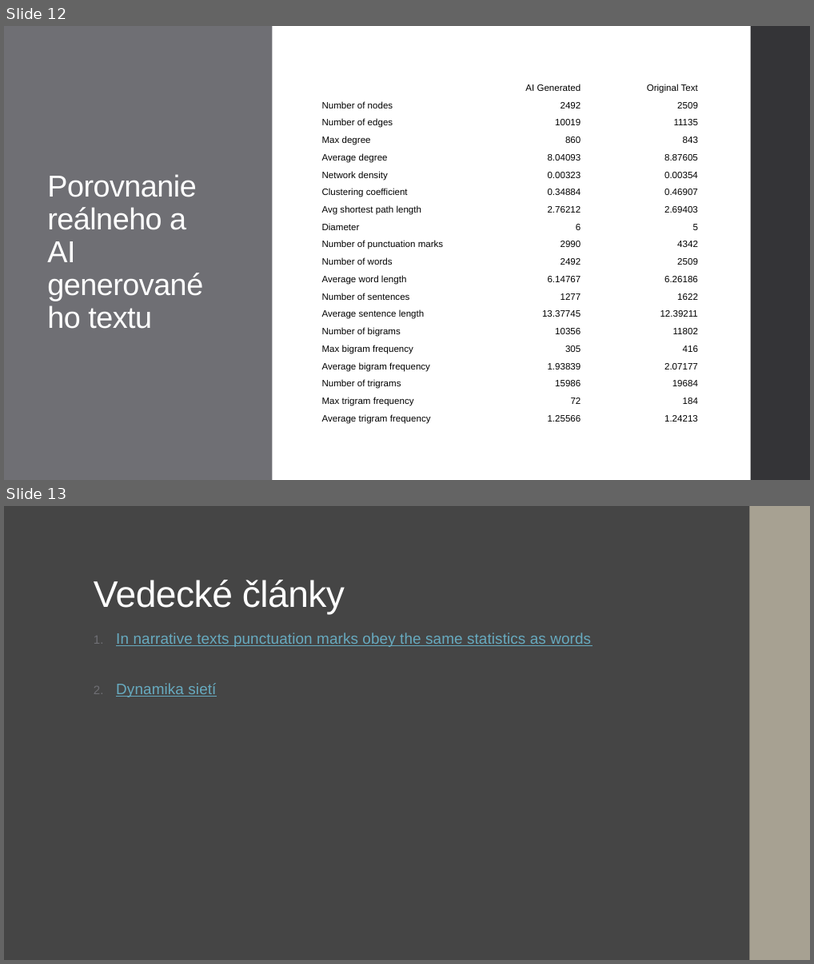
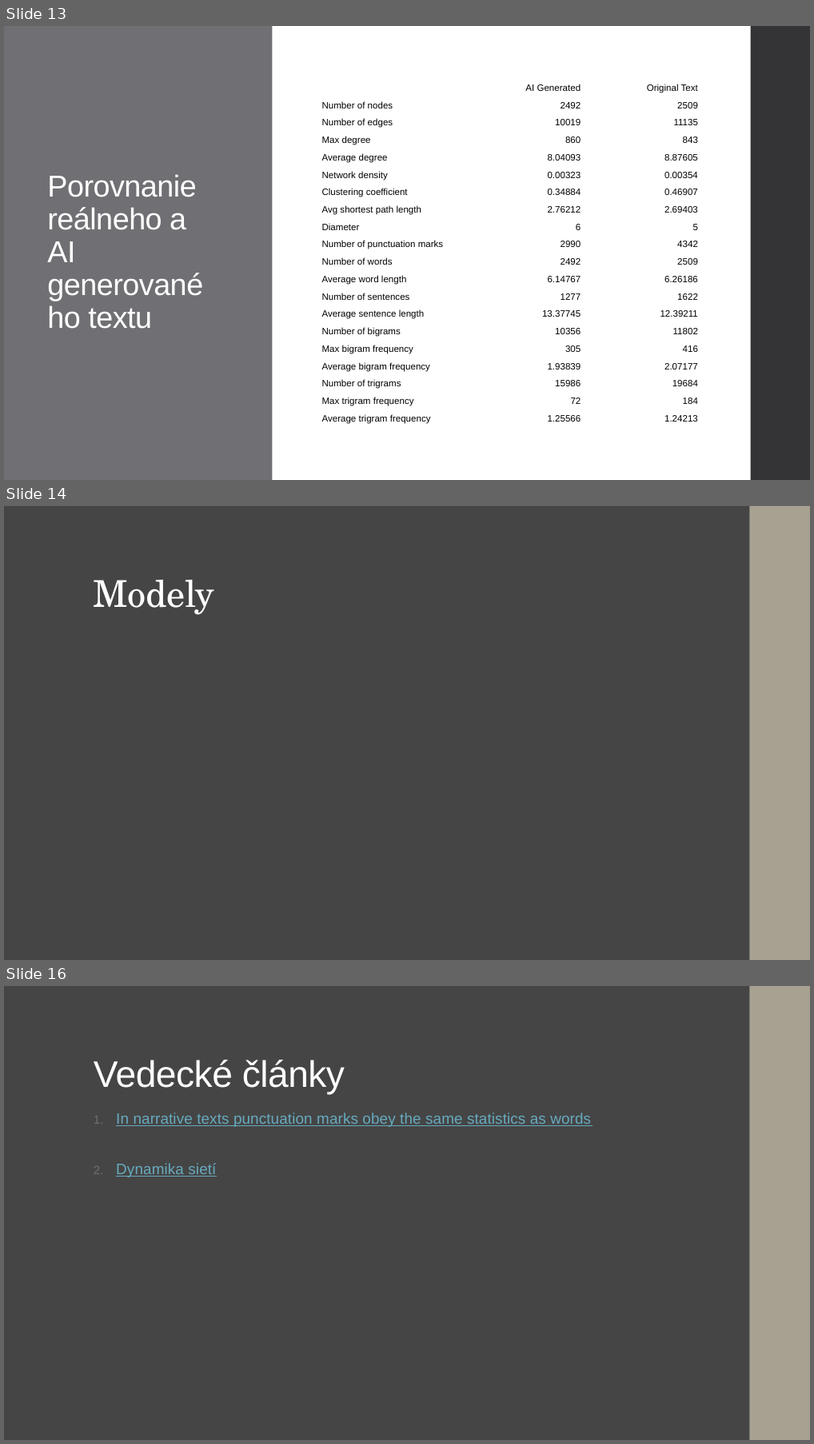
Before and after one commit to Nemeth03/Masters-Thesis, a slide deck: ProjektovySeminar.pptx. Shown one above the other, each under a label of ours: slides 12 and 13 before the commit, slides 13, 14 and 16 after it; the slides between them are not shown. The pictures are 814x964 and 814x1444 pixels, drawn with LibreOffice and Linux fonts; fonts in the diff are those of the drawing. Boxes give left, top, right and bottom in pixels: in the first picture for what was removed or moved away, otherwise in the second. Text is boxed around its words. In the diff, an @@ line names an element or a change of style, - is before the commit and + after.

```diff
--- a/ProjektovySeminar.pptx
+++ b/ProjektovySeminar.pptx
@@ slide 14 added at box(4, 506, 810, 960), background #454545; not listed: 1 template element that a slide beside it also shows @@
@@ rectangle added at box(4, 506, 810, 960), fill #454545 @@
@@ rectangle added at box(750, 506, 810, 960), fill #A7A192 @@
@@ title added at box(94, 580, 215, 615), 44 pt, text #FFFFFF @@
+Modely
@@ what was slide 12 is now slide 13 @@
@@ what was slide 13 is now slide 16 @@
```
Also in this commit, not shown: 2 other slides added, 2 other files.
